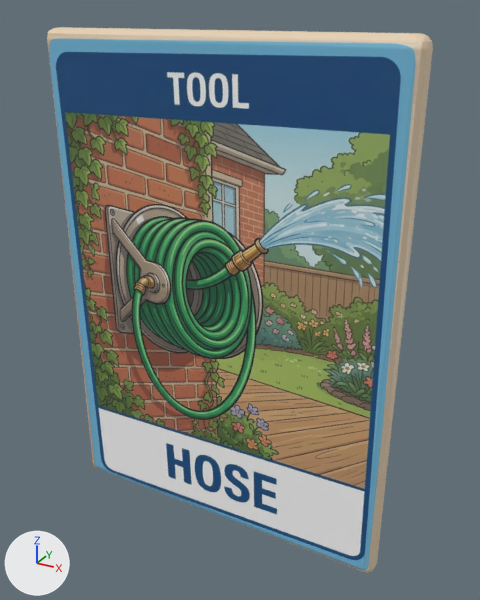
What one commit did to the FBX model Assets/CardS/Tool for firefighter/Tool for firefighter.fbx.
Before and after are seen from a 50 mm lens placed at (0.253, -0.424, 0.224), pointed at (0.014, 0.011, 0.006). Lighting does not change. The marker at lower left points along +X, +Y and +Z. The picture after the commit comes second.
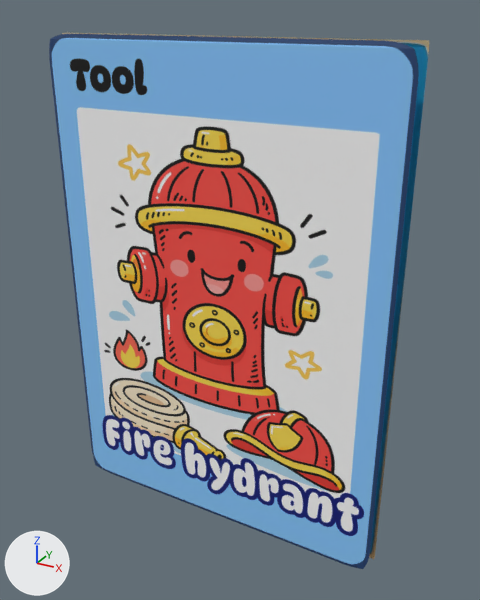
The change in detail:
Picture 'Tool_fire.png' (img_tool_fire_png) is new.
Material 'Material' (mat_material) changes its picture from img_tool_fire_jpg to img_tool_fire_png.

Location of each change, (x1, y1, x2, y2) in pixels of the pictures (480 x 600 px):
'Cube', surface changed: (49, 33, 429, 569) in both
